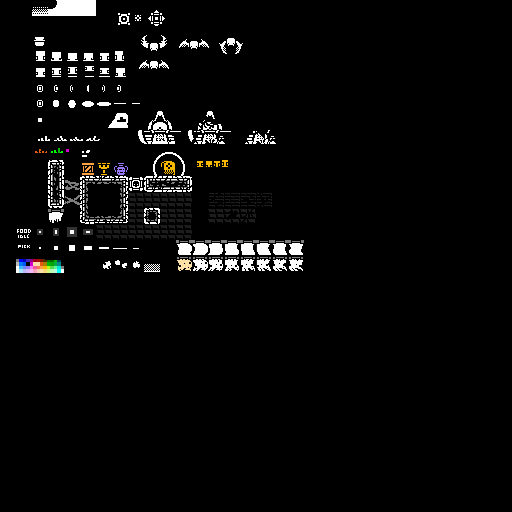
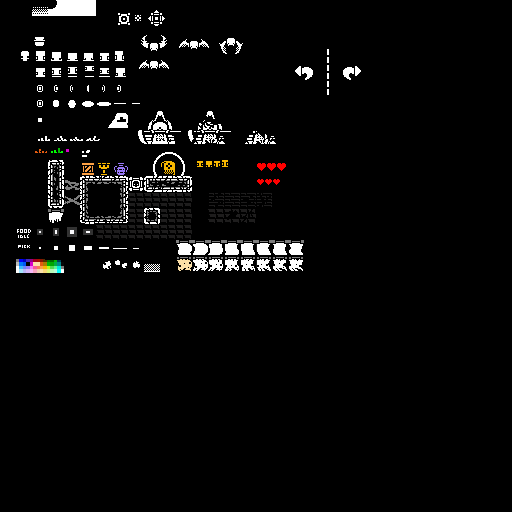
Before/after of a w=512, h=512 layered artwork. What changed in the layer stack:
painted on "Layer 16" over [21, 49, 361, 185]
